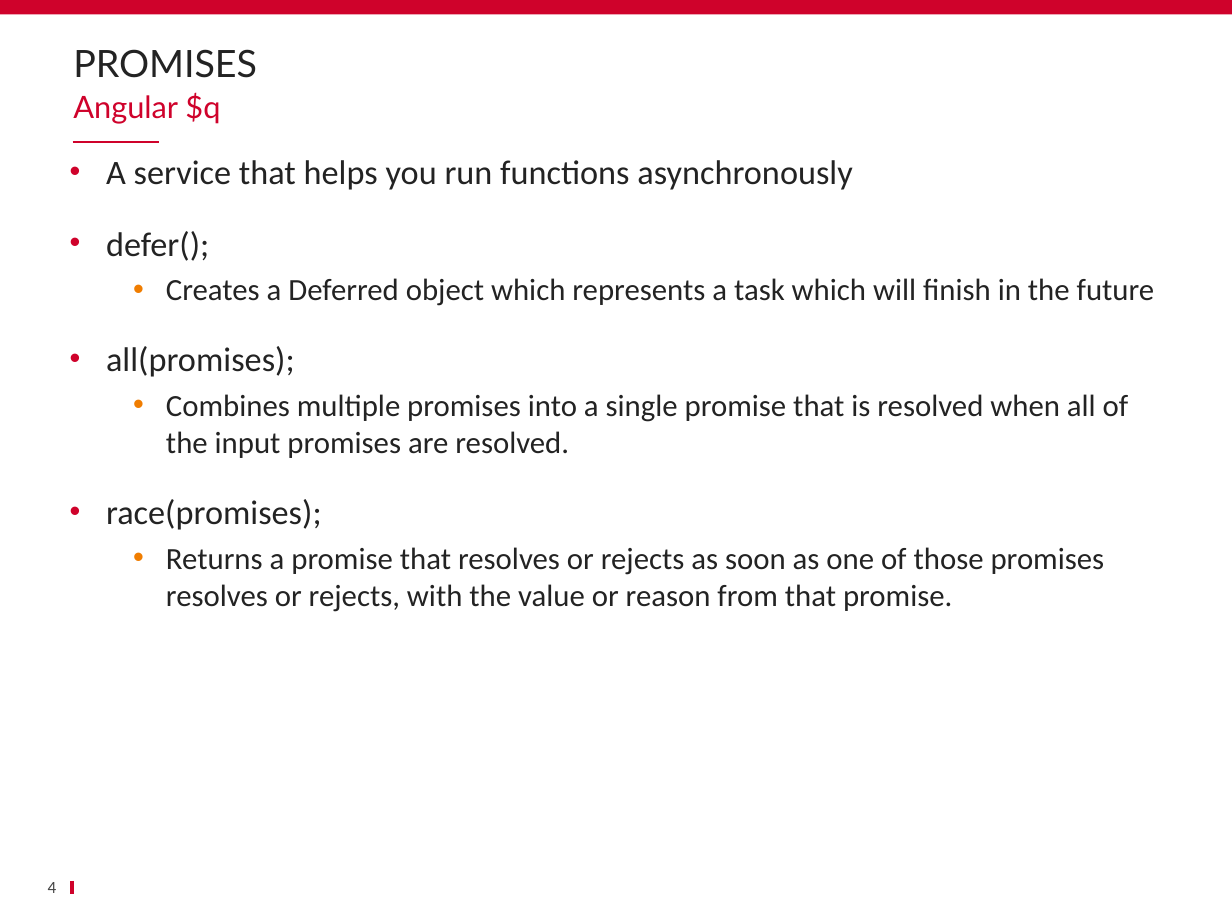
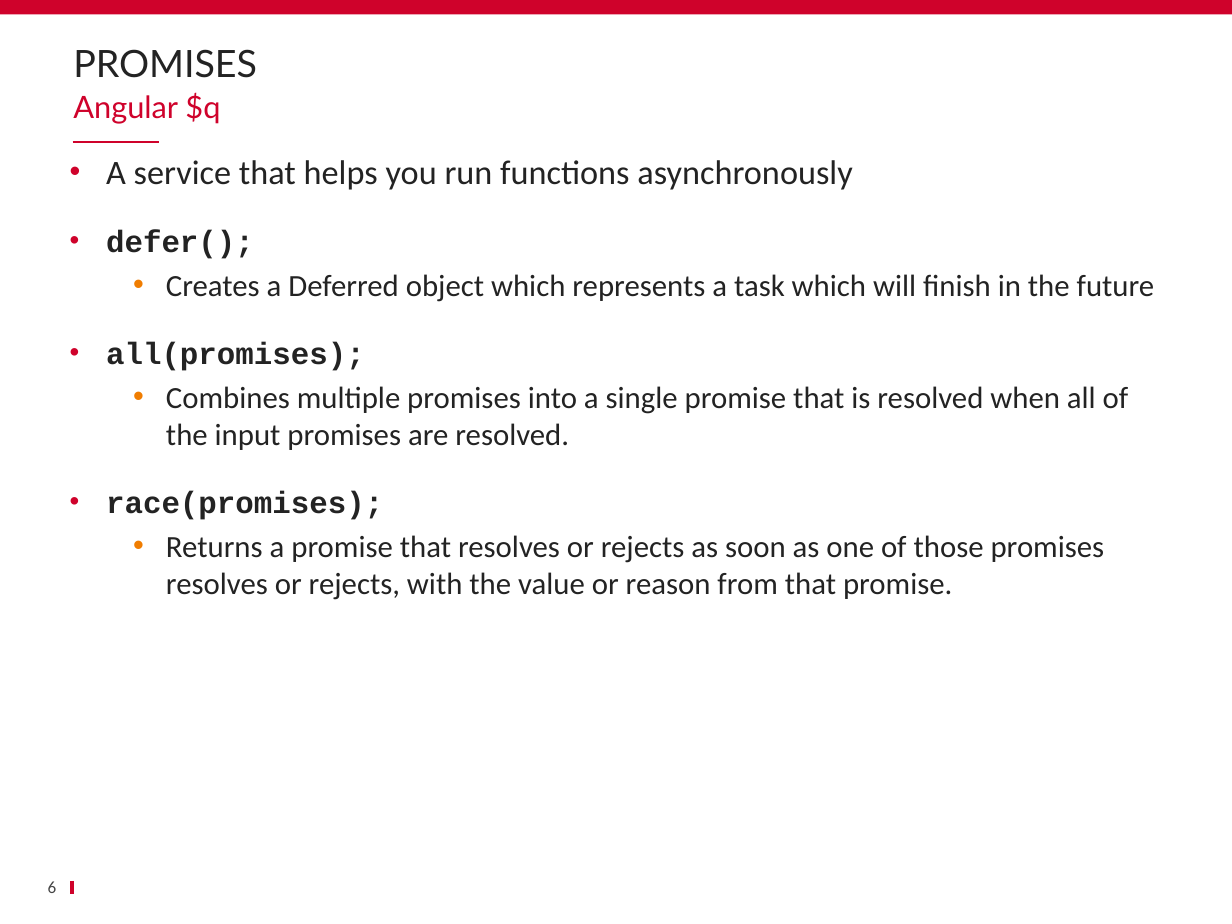
Before and after one commit to schassande/formation-angularjs1, a slide deck: slide 6 of Jour2/08 Promesses/08_Promesses.pptx (slide 4 before the commit). Drawn at 1232x924 pixels with LibreOffice and Linux fonts; fonts in the diff are those of the drawing; background and template pictures are left out. Boxes give left, top, right and bottom in pixels: in the first picture for what was removed or moved away, otherwise in the second. Text is boxed around its words. In the diff, an @@ line names an element or a change of style, - is before the commit and + after.

```diff
--- a/Jour2/08 Promesses/08_Promesses.pptx
+++ b/Jour2/08 Promesses/08_Promesses.pptx
@@ text at (106,230,383,520): size 20 to 18 pt, font Calibri to Courier New, bold on in "defer();", "all(promises);", "race(promises);" @@
@@ page number at (48,881,57,893): text changed @@
-4
+6
```
Also in this commit, not shown: 2 other slides changed, 2 slides added, 1 slide removed, 6 other files.
